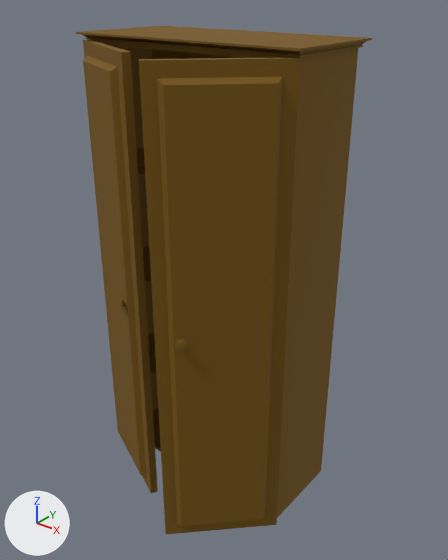
The FBX model Ripple Effect/Assets/Resources/Models/RoomModels/RE_RBedShelf.FBX: old version first, new version second.
The view is the same before and after, from a camera (50 mm lens) standing at (3.06, -3.42, 4.21) and looking at (0.18, 0.18, 1.98). Every picture has the same lights, and +X, +Y and +Z are marked at lower left. Where no turn or scale is listed for an object, it has been applied to the vertices.

In view in the first picture: 'RE_RBedShelf'.
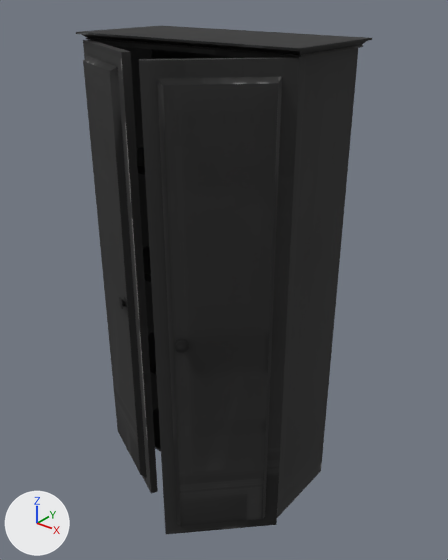
Changed parts and their boxes [x1, y1, x2, y2] in the pictures (448 x 560 px):
'RE_RBedShelf', surface changed (brown to black): [76, 26, 372, 534] in both

Diff of the bpy script that builds the scene:
```diff
--- a/Ripple Effect/Assets/Resources/Models/RoomModels/RE_RBedShelf.FBX.py
+++ b/Ripple Effect/Assets/Resources/Models/RoomModels/RE_RBedShelf.FBX.py
@@ img_albedo_wood_png @@
+img_albedo_wood_png = load_image('Albedo_Wood.png', '_unpacked/Albedo_Wood.png', 1024, 1024, 'sRGB')
@@ mat_wood @@
 mat_wood = principled_material('Wood')
-mat_wood.base_color = (0.184, 0.0902, 0.0)  # dark yellow #775500
+mat_wood.texture = img_albedo_wood_png  # with its transparency
 mat_wood.roughness = 0.859
```
